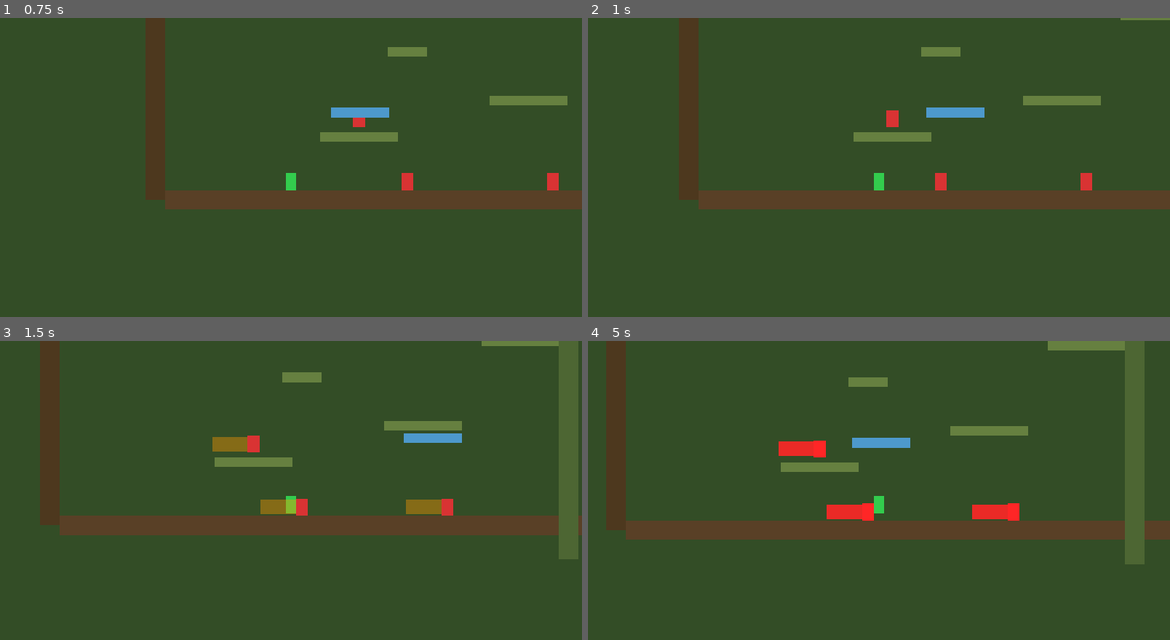
Above: before the commit, frames 1-4 (two rows, left to right).
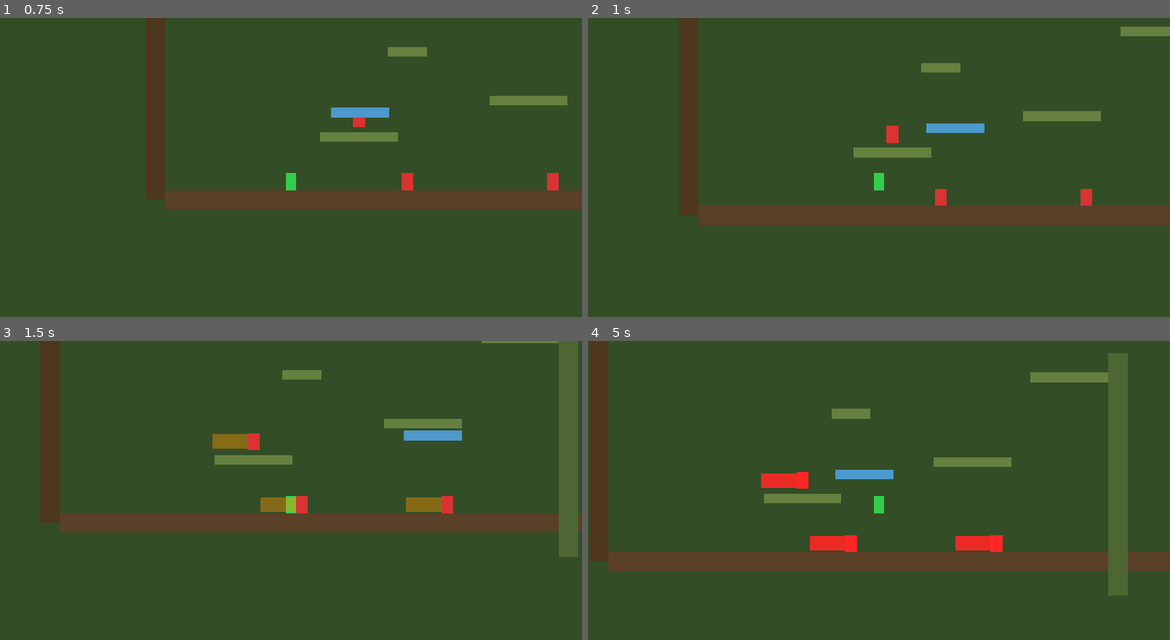
Above: after the commit, the same moments.

Repository: ButterlyEffect/ProjectLegend
Game: Godot game, scene res://scenes/player/test_level.tscn
The game is run twice, just before and just after one commit, with the same random seed, the same clock (stepped at 60 frames per second) and the same inputs.
Inputs (mouse positions are in pixels of both pictures, inside the frame that each line leads up to):
- Up to frame 1 (0.75 s): tap Enter at 0.5 s; move the mouse to (419, 164) at 0.52 s; hold D (move_right) from 0.53 s (still down); tap Shift (slide) at 0.6 s; click (419, 164) at 0.67 s
- Up to frame 2 (1 s): keep holding D (move_right); tap Space (jump) at 0.77 s; tap Q (teleport) at 0.8 s
- Up to frame 3 (1.5 s): keep holding D (move_right); tap Space (jump) at 1.07 s; move the mouse to (174, 520) at 1.27 s; tap Q (teleport) at 1.35 s
- Up to frame 4 (5 s): tap Space (jump) at 1.52, 1.55, 1.82, 3.02, 3.32, 4.52, 4.82 s; move the mouse to (937, 433) at 2.02 s; release D (move_right) at 2.03 s; hold A (move_left) 2.03-2.78 s; hold Space (jump) 2.03-2.78 s; tap Shift (slide) at 2.3, 4.55 s; move the mouse to (849, 571) at 2.77 s; hold D (move_right) 2.78-4.28 s; tap F (attack) at 2.85 s; click (849, 571) at 2.92 s; tap Q (teleport) at 3.05 s; move the mouse to (1053, 553) at 3.52 s; hold Space (jump) 3.53-4.28 s; tap G (parry) at 3.6 s; move the mouse to (704, 454) at 4.27 s; hold A (move_left) from 4.28 s (still down); tap R (recall_blade) at 4.35 s

Frame 1 is identical in both runs. In frame 2, 12% of the frame differs, in the area x 15-100%, y 0-70%; in frame 3, 2.7%; in frame 4, 26%, in the area x 0-100%, y 0-86%.

Commit message:
Controls polish: PS5 layout, slide cancel, dash-jump momentum
InputMap:
- Fix joypad bindings to use Godot's standard SDL game controller
  indices (LB=9, RB=10, not 4/5 as previously bound)
- New PS5 layout: × jump, □ attack, ○ slide, △ recall,
  R1 parry, L2 hold-throw, L1 teleport

Movement feel:
- Slide is now cancellable: pulling opposite direction turns the
  player around, jump cancels into a leap
- Slide-jump preserves the slide's horizontal velocity for the full
  jump arc when the input direction matches (Mega Man X dash-jump)

Diagnostics:
- TeleportExecutor prints when ignored due to held blade so the
  silent-fail mode is visible

Co-Authored-By: Claude Opus 4.7 (1M context) <noreply@anthropic.com>

Diff:
--- a/game/project.godot
+++ b/game/project.godot
@@ -72,19 +72,19 @@
 }
 slide={
 "deadzone": 0.5,
-"events": [Object(InputEventJoypadButton,"resource_local_to_scene":false,"resource_name":"","device":-1,"button_index":2,"pressure":0.0,"pressed":true,"script":null)
+"events": [Object(InputEventJoypadButton,"resource_local_to_scene":false,"resource_name":"","device":-1,"button_index":1,"pressure":0.0,"pressed":true,"script":null)
 , Object(InputEventKey,"resource_local_to_scene":false,"resource_name":"","device":-1,"window_id":0,"alt_pressed":false …(186 unchanged characters)…
 ]
 }
 throw_blade={
 "deadzone": 0.5,
-"events": [Object(InputEventJoypadButton,"resource_local_to_scene":false,"resource_name":"","device":-1,"button_index":5,"pressure":0.0,"pressed":true,"script":null)
+"events": [Object(InputEventJoypadMotion,"resource_local_to_scene":false,"resource_name":"","device":-1,"axis":4,"axis_value":1.0,"script":null)
 , Object(InputEventKey,"resource_local_to_scene":false,"resource_name":"","device":-1,"window_id":0,"alt_pressed":false …(181 unchanged characters)…
 ]
 }
 teleport={
 "deadzone": 0.5,
-"events": [Object(InputEventJoypadMotion,"resource_local_to_scene":false,"resource_name":"","device":-1,"axis":4,"axis_value":1.0,"script":null)
+"events": [Object(InputEventJoypadButton,"resource_local_to_scene":false,"resource_name":"","device":-1,"button_index":9,"pressure":0.0,"pressed":true,"script":null)
 , Object(InputEventKey,"resource_local_to_scene":false,"resource_name":"","device":-1,"window_id":0,"alt_pressed":false …(181 unchanged characters)…
 ]
 }
@@ -96,13 +96,13 @@
 }
 attack={
 "deadzone": 0.5,
-"events": [Object(InputEventJoypadButton,"resource_local_to_scene":false,"resource_name":"","device":-1,"button_index":1,"pressure":0.0,"pressed":true,"script":null)
+"events": [Object(InputEventJoypadButton,"resource_local_to_scene":false,"resource_name":"","device":-1,"button_index":2,"pressure":0.0,"pressed":true,"script":null)
 , Object(InputEventKey,"resource_local_to_scene":false,"resource_name":"","device":-1,"window_id":0,"alt_pressed":false …(181 unchanged characters)…
 ]
 }
 parry={
 "deadzone": 0.5,
-"events": [Object(InputEventJoypadButton,"resource_local_to_scene":false,"resource_name":"","device":-1,"button_index":4,"pressure":0.0,"pressed":true,"script":null)
+"events": [Object(InputEventJoypadButton,"resource_local_to_scene":false,"resource_name":"","device":-1,"button_index":10,"pressure":0.0,"pressed":true,"script":null)
 , Object(InputEventKey,"resource_local_to_scene":false,"resource_name":"","device":-1,"window_id":0,"alt_pressed":false …(181 unchanged characters)…
 ]
 }
--- a/game/scenes/player/blade/teleport_executor.gd
+++ b/game/scenes/player/blade/teleport_executor.gd
@@ -35,6 +35,7 @@
 
 	# Can teleport to blade whether in flight or embedded
 	if _throw_physics.is_held():
+		print("Teleport ignored: blade is still held — throw it first")
 		return
 
 	var blade_pos: Vector2 = _throw_physics.get_blade_position()
--- a/game/scenes/player/movement_controller.gd
+++ b/game/scenes/player/movement_controller.gd
@@ -171,11 +171,22 @@
 func _state_slide(delta: float) -> void:
 	_slide_timer -= delta
 	var dir: float = 1.0 if _facing_right else -1.0
+	var input: float = _get_move_input()
+	# Cancel slide if the player pulls the opposite direction — turn around feels responsive
+	if input != 0.0 and sign(input) != sign(dir):
+		_facing_right = input > 0
+		_change_state(STATE_RUN)
+		slide_ended.emit()
+		return
+	# Cancel slide into a jump
+	if _try_jump():
+		slide_ended.emit()
+		return
 	velocity.x = dir * slide_speed
 	velocity.y = 0.0 if is_on_floor() else velocity.y
 	_apply_gravity(delta)
 	if _slide_timer <= 0.0:
-		_change_state(STATE_IDLE if _get_move_input() == 0.0 else STATE_RUN)
+		_change_state(STATE_IDLE if input == 0.0 else STATE_RUN)
 		slide_ended.emit()
 
 
@@ -300,8 +311,14 @@
 func _apply_air_movement(delta: float) -> void:
 	var input_dir: float = _get_move_input()
 	if input_dir != 0.0:
-		velocity.x = move_toward(velocity.x, input_dir * max_speed, acceleration * delta * 0.8)
-		_facing_right = input_dir > 0
+		# Preserve dash-jump momentum — if already moving faster than max_speed
+		# in the direction held, don't decelerate (Mega Man X style)
+		var moving_with_input: bool = sign(velocity.x) == sign(input_dir)
+		if moving_with_input and absf(velocity.x) > max_speed:
+			_facing_right = input_dir > 0
+		else:
+			velocity.x = move_toward(velocity.x, input_dir * max_speed, acceleration * delta * 0.8)
+			_facing_right = input_dir > 0
 	else:
 		velocity.x = move_toward(velocity.x, 0.0, friction * delta * 0.3)
 
